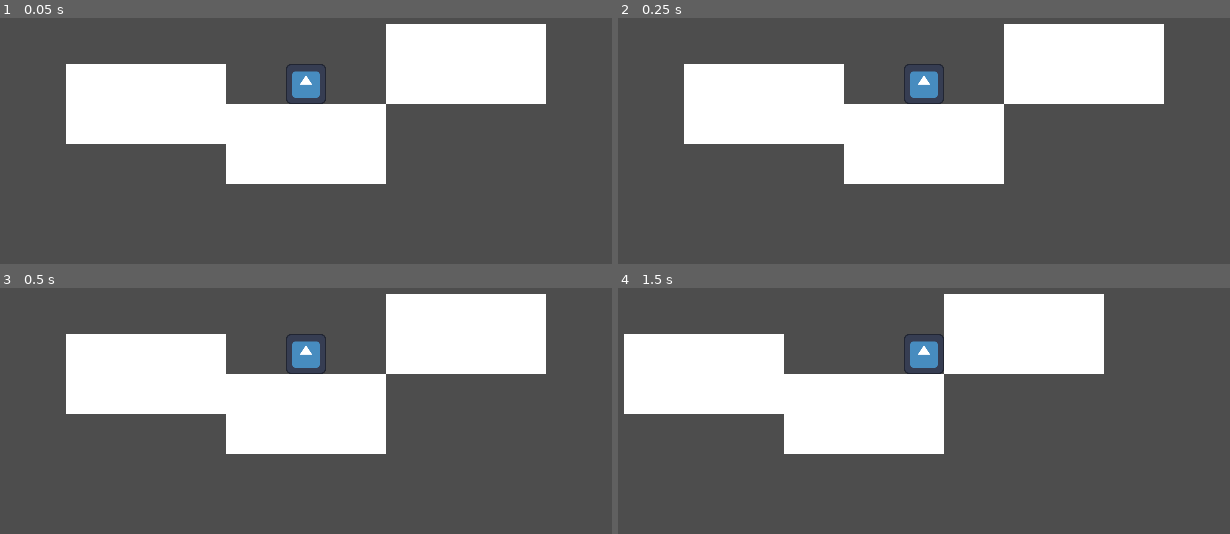
Above: before the commit, frames 1-4 (two rows, left to right).
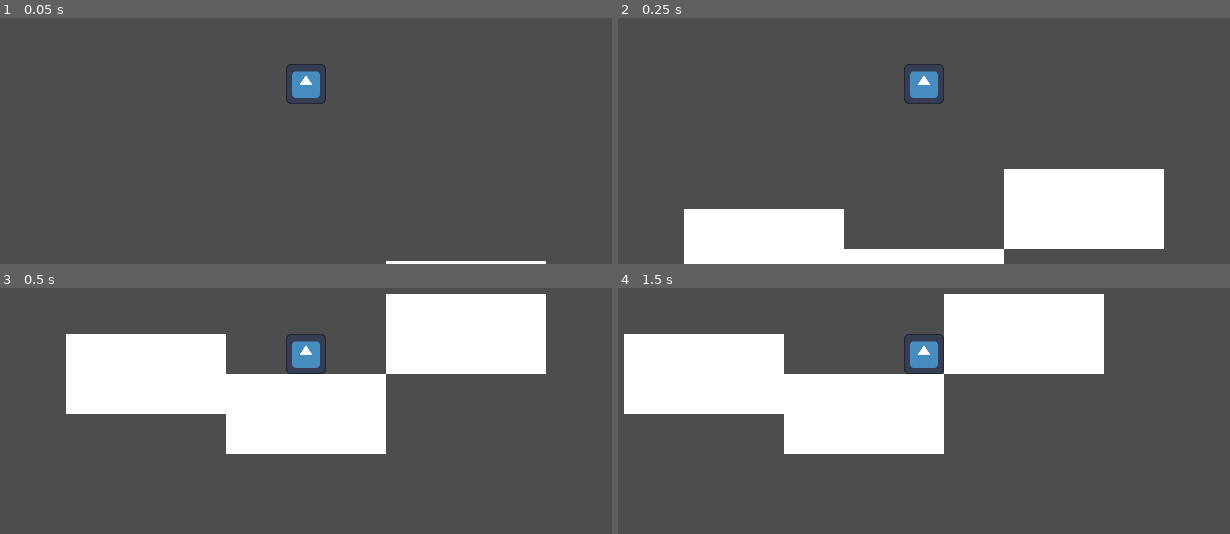
Above: after the commit, the same moments.

Repository: FoxParadeAFK/Lappland-Legato
Game: Godot game, scene res://scenes/tests/test_player_scene.tscn
Same seed, same stepped clock (60 frames per second), same inputs: the game is played once before the commit and once after it. The engine's default icon, where the game draws it, is replaced by a stand-in: a white triangle on a blue panel in a dark square.
Inputs:
- Up to frame 1 (0.05 s): no input
- Up to frame 2 (0.25 s): no input
- Up to frame 3 (0.5 s): no input
- Up to frame 4 (1.5 s): hold Right (ui_right) from 0.53 s (still down); tap Enter at 1.25 s

The runs differ from the first frame. In frame 1, 26% of the frame differs, in the area x 10-90%, y 2-100%; in frame 2, 41%; in frame 3, nothing differs; in frame 4, nothing differs.

Commit message:
New in air state

Diff:
--- a/lappland-legato/scenes/player.tscn
+++ b/lappland-legato/scenes/player.tscn
@@ -4,6 +4,7 @@
 [ext_resource type="Script" uid="uid://cwa6yonmgfp8l" path="res://scripts/player/idle_state.gd" id="1_g2els"]
 [ext_resource type="Script" uid="uid://de4rdjxux7a4l" path="res://scripts/player/player.gd" id="1_qhqgy"]
 [ext_resource type="Script" uid="uid://dw7a62b0iws4u" path="res://scripts/player/move_state.gd" id="3_dqkch"]
+[ext_resource type="Script" uid="uid://bie5yf1xs8qig" path="res://scripts/player/in_air_state.gd" id="4_qlg0r"]
 
 [sub_resource type="RectangleShape2D" id="RectangleShape2D_3vyb7"]
 size = Vector2(8, 8)
@@ -21,6 +22,10 @@
 script = ExtResource("3_dqkch")
 metadata/_custom_type_script = "uid://dw7a62b0iws4u"
 
+[node name="InAirState" type="Node2D" parent="FiniteStateMachine" unique_id=1247780239]
+script = ExtResource("4_qlg0r")
+metadata/_custom_type_script = "uid://bie5yf1xs8qig"
+
 [node name="Sprite2D" type="Sprite2D" parent="." unique_id=2004009879]
 scale = Vector2(0.0625, 0.0625)
 texture = ExtResource("1_3vyb7")
--- a/lappland-legato/scenes/tests/test_player_scene.tscn
+++ b/lappland-legato/scenes/tests/test_player_scene.tscn
@@ -37,3 +37,4 @@
 shape = SubResource("RectangleShape2D_qb0p4")
 
 [node name="Player" parent="." unique_id=1374821560 instance=ExtResource("1_qb0p4")]
+position = Vector2(0, -48)
--- a/lappland-legato/scripts/player/idle_state.gd
+++ b/lappland-legato/scripts/player/idle_state.gd
@@ -5,5 +5,6 @@
 
 func physics_update(_delta: float) -> void:
 	if player.horizontal_input != 0: player.transition_state(player.move_state)
+	elif not player.is_on_floor(): player.transition_state(player.in_air_state)
 
 func exit() -> void: pass
--- /dev/null
+++ b/lappland-legato/scripts/player/in_air_state.gd
@@ -0,0 +1,12 @@
+class_name InAirState extends State
+
+func enter() -> void: pass
+
+func physics_update(_delta: float) -> void:
+	player.velocity.x = player.horizontal_input * 100
+	player.velocity.y += 650 * _delta
+
+	if player.is_on_floor() and player.horizontal_input == 0: player.transition_state(player.idle_state)
+	elif player.is_on_floor() and player.horizontal_input != 0: player.transition_state(player.move_state)
+
+func exit() -> void: pass
--- a/lappland-legato/scripts/player/move_state.gd
+++ b/lappland-legato/scripts/player/move_state.gd
@@ -6,5 +6,6 @@
 	player.velocity.x = player.horizontal_input * 100
 
 	if player.horizontal_input == 0: player.transition_state(player.idle_state)
+	elif not player.is_on_floor(): player.transition_state(player.in_air_state)
 
 func exit() -> void: pass
--- a/lappland-legato/scripts/player/player.gd
+++ b/lappland-legato/scripts/player/player.gd
@@ -3,6 +3,7 @@
 var current_state: State
 var idle_state: IdleState
 var move_state: MoveState
+var in_air_state: InAirState
 func transition_state(_transitioning_state: State) -> void:
 	if current_state != null: current_state.exit()
 
@@ -21,6 +22,7 @@
 func _ready() -> void:
 	idle_state = get_state("FiniteStateMachine/IdleState", "idle")
 	move_state = get_state("FiniteStateMachine/MoveState", "move")
+	in_air_state = get_state("FiniteStateMachine/InAirState", "in air")
 	transition_state(idle_state)
 
 func _physics_process(_delta: float) -> void:
Not shown, added: lappland-legato/scripts/player/in_air_state.gd.uid
